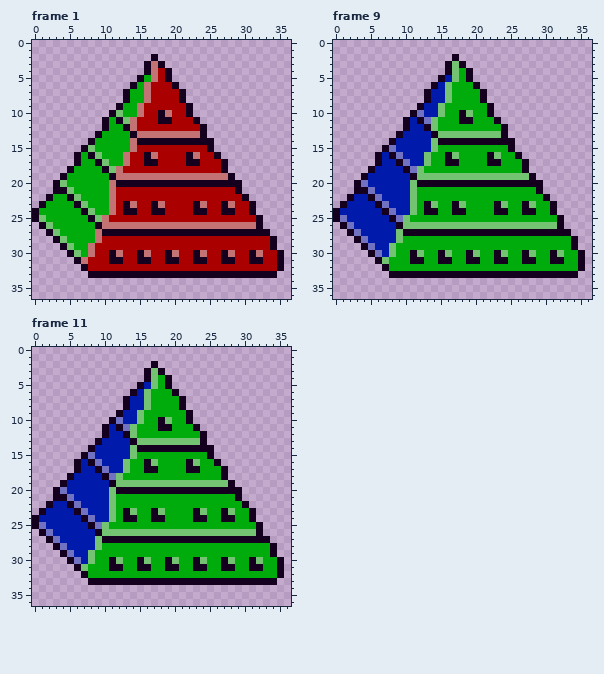
File history of a animated GIF sprite, images/rgb_passage.gif. Above: the version before the commit.
The file is 37x37 pixels, 12 frames. Shown: frame 1, frame 9, frame 11. The commit also changed other frames, which this record leaves out.
The result:
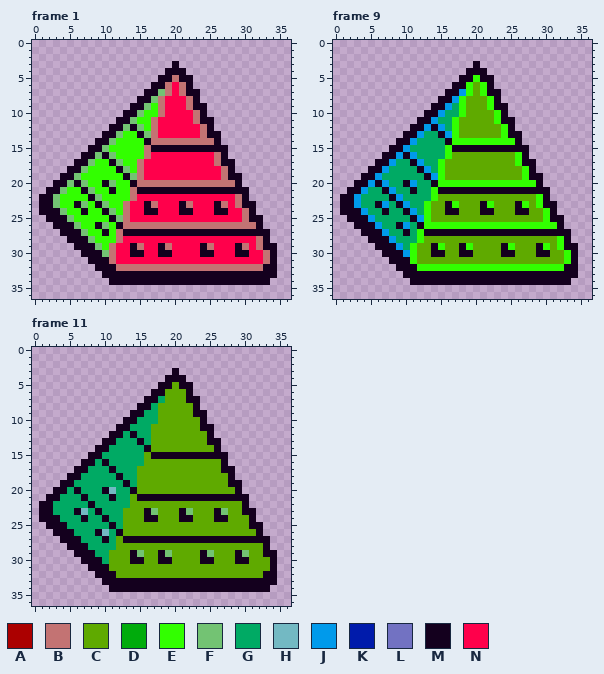
Palette (. is transparent): A #ab0000  B #c37373  C #5faa00  D #00ab0c  E #32ff00  F #73c373  G #00aa64  H #73b9c3  J #009aeb  K #001bab  L #7272c2  M #14001e  N #ff004b
From the commit log: Update a forgotten badge
Edits made:
Changed rows in their new state; - is an unchanged pixel.
Frame 1:
first column x 0:
 2 -----------------.------------------
 3 ----------------...-M---------------
 4 ----------------...-MM--------------
 5 ---------------...M-BMM-------------
 6 --------------...MMBNBM-------------
 7 -------------...MMFBNBMM------------
 8 -------------..MMFBNNNBM------------
 9 ------------..MMFEBNNNBMM-----------
10 -----------..MMFEEBNNNNBM-----------
11 ----------..-MFEEBNNNNNBMM----------
12 ----------.MMFMFEBNNNNNNBM----------
13 ---------.MMFEEMF-NNNNNNBMM---------
14 --------.MMFEEEE-BBBBBBBBBM---------
15 -------.MMFEEEEEBMMMMMMMM-MM--------
16 ------.M--MFEEEEBNNNNNNNNNBM--------
17 -------MFEEMFEEBNNNNNNNNNNB-M-------
18 ------MFEEEEMFEBNNNNNNNNNNNBM-------
19 -----MFEEEEEEMF-NNNNNNNNNNN--M------
20 ----MFMFEEMFEE-BBBBBBBBBBBBBB-------
21 --M-FEEMFEEMEEBMMMMMMMMMMMMMM-M-----
22 -M-FEEEEMFEEEEBNNNNNNNNNNNNNNB------
23 --MFEE--EMFEEBNNMBNNNMBNNNMBNBM-----
24 .MMMFEE-EEMFEBNNM-NNNMMNNNM-NNB-----
25 ..MMMFEEEEEMFBNNNNNNNNNNNNNNNNBM----
26 -..MMMFEE-FEM-----------------------
27 --..MMMFEE-EB-----------------------
28 ---..MMMFEEEBNNNNNNNNNNNNNNNNNNNBM.-
29 ----..MMMFEBNNMBNNMBNNNNMBNNNMBNBM--
30 -----..MMMFBNNM-NNM-NNNNMMNNNMMNNBM.
31 ------..MMMBNNNNNNNNNNNNNNNNNNNNNBM.
32 -------..MMMBBBBBBBBBBBBBBBBBBBBBMM.
33 --------..--------------------------
34 -----------MMMMMMMMMMMMMMMMMMMMMMM--
Frame 9:
first column x 0:
 2 -----------------.------------------
 3 ----------------...-M---------------
 4 ----------------...-MM--------------
 5 ---------------...M-EMM-------------
 6 --------------...MMECEM-------------
 7 -------------...MMJECEMM------------
 8 -------------..MMJECCCEM------------
 9 ------------..MMJGECCCEMM-----------
10 -----------..MMJGGECCCCEM-----------
11 ----------..-MJGGECCCCCEMM----------
12 ----------.MMJMJGECCCCCCEM----------
13 ---------.MMJGGMJECCCCCCEMM---------
14 --------.MMJGGGG-EEEEEEEEEM---------
15 -------.MMJGGGGGEMMMMMMMM-MM--------
16 ------.M-JMJGGGGECCCCCCCCCEM--------
17 -------MJGGMJGGECCCCCCCCCCE-M-------
18 ------MJGGGGMJGECCCCCCCCCCCEM-------
19 -----MJGGGGGGMJECCCCCCCCCCCE-M------
20 ----MJMJGGMJGG-EEEEEEEEEEEEEE-------
21 --M-JGGMJGGMGGEMMMMMMMMMMMMMM-M-----
22 -M-JGGGGMJGGGGECCCCCCCCCCCCCCE------
23 --MJGG-JGMJGGECCMECCCMECCCMECEM-----
24 .MMMJGG-GGMJGECCM-CCCMMCCCM-CCE-----
25 ..MMMJGGGGGMJECCCCCCCCCCCCCCCCEM----
26 -..MMMJGG-JGMEEEEEEEEEEEEEEEEEEE----
27 --..MMMJGG-GE-----------------------
28 ---..MMMJGGGECCCCCCCCCCCCCCCCCCCEM.-
29 ----..MMMJGECCMECCMECCCCMECCCMECEM--
30 -----..MMMJECCM-CCM-CCCCMMCCCMMCCEM.
31 ------..MMMECCCCCCCCCCCCCCCCCCCCCEM.
32 -------..MMMEEEEEEEEEEEEEEEEEEEEEMM.
33 --------..--------------------------
34 -----------MMMMMMMMMMMMMMMMMMMMMMM--
Frame 11:
first column x 0:
 2 -----------------.------------------
 3 ----------------...-M---------------
 4 ----------------...-MM--------------
 5 ---------------...M-CMM-------------
 6 --------------...MMCCCM-------------
 7 -------------...MMGCCCMM------------
 8 -------------..MMGCCCCCM------------
 9 ------------..MMGGCCCCCMM-----------
10 -----------..MMGGGCCCCCCM-----------
11 ----------..-MGGGCCCCCCCMM----------
12 ----------.MMGMGGCCCCCCCCM----------
13 ---------.MMGGGMGCCCCCCCCMM---------
14 --------.MMGGGGG-CCCCCCCCCM---------
15 -------.MMGGGGGGCMMMMMMMM-MM--------
16 ------.M-GMGGGGGCCCCCCCCCCCM--------
17 -------MGGGMGGGCCCCCCCCCCCC-M-------
18 ------MGGGGGMGGCCCCCCCCCCCCCM-------
19 -----MGGGGGGGMGCCCCCCCCCCCCC-M------
20 ----MGMGGGMHGG-CCCCCCCCCCCCCC-------
21 --M-GGGMGGGMGGCMMMMMMMMMMMMMM-M-----
22 -M-GGGGGMGGGGGCCCCCCCCCCCCCCCC------
23 --MGGG-HGMGGGCCCMFCCCMFCCCMFCCM-----
24 .MMMGGG-GGMGGCCCM-CCCMMCCCM-CCC-----
25 ..MMMGGGGGGMGCCCCCCCCCCCCCCCCCCM----
26 -..MMMGGG-HGMCCCCCCCCCCCCCCCCCCC----
27 --..MMMGGG-GC-----------------------
28 ---..MMMGGGGCCCCCCCCCCCCCCCCCCCCCM.-
29 ----..MMMGGCCCMFCCMFCCCCMFCCCMFCCM--
30 -----..MMMGCCCM-CCM-CCCCMMCCCMMCCCM.
31 ------..MMMCCCCCCCCCCCCCCCCCCCCCCCM.
32 -------..MMMCCCCCCCCCCCCCCCCCCCCCMM.
33 --------..--------------------------
34 -----------MMMMMMMMMMMMMMMMMMMMMMM--
Pixel boxes of the changes (left, top, right, bottom) in both pictures:
changed: (32, 54, 284, 285)
changed: (333, 54, 585, 285)
changed: (32, 361, 284, 592)
